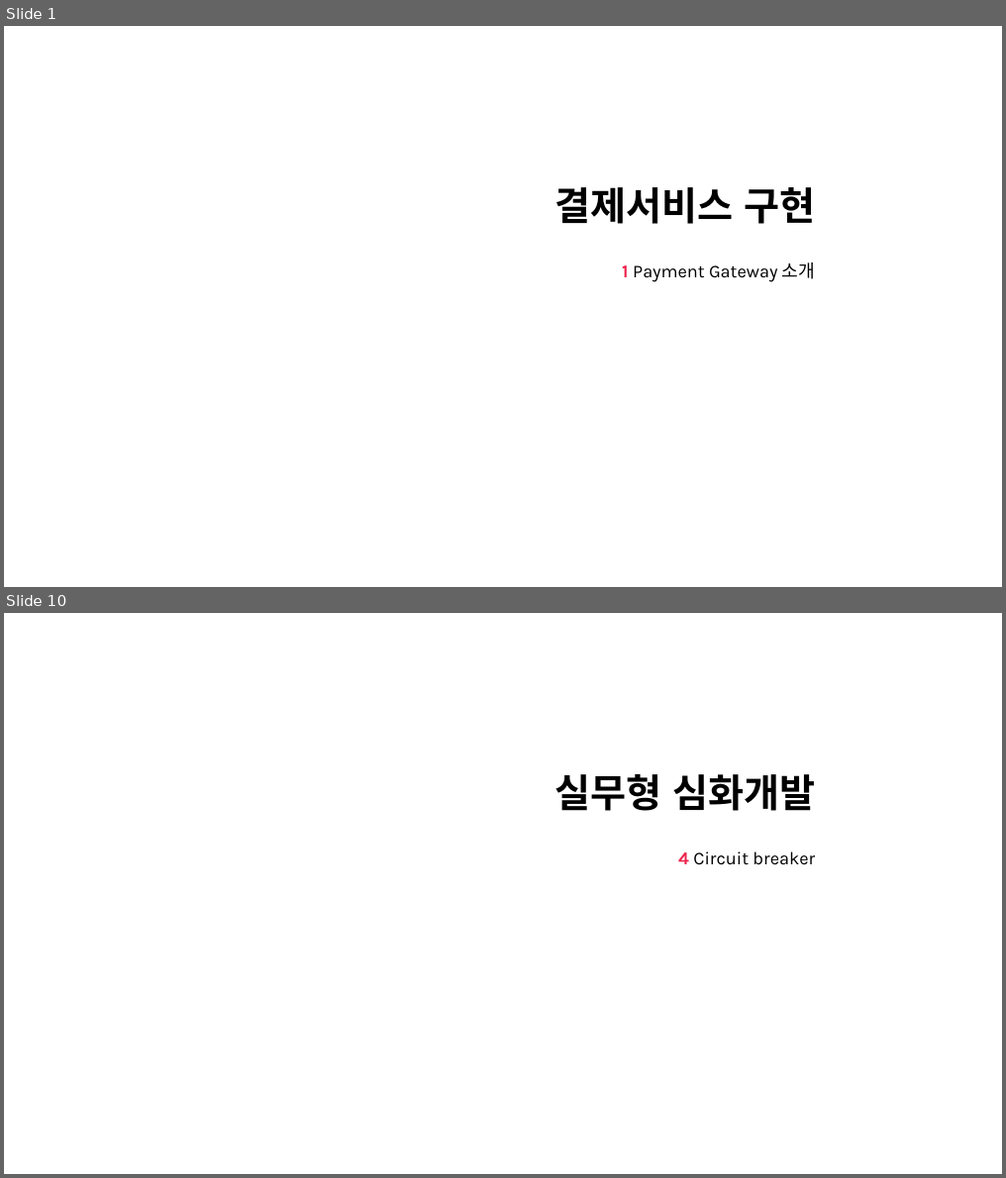
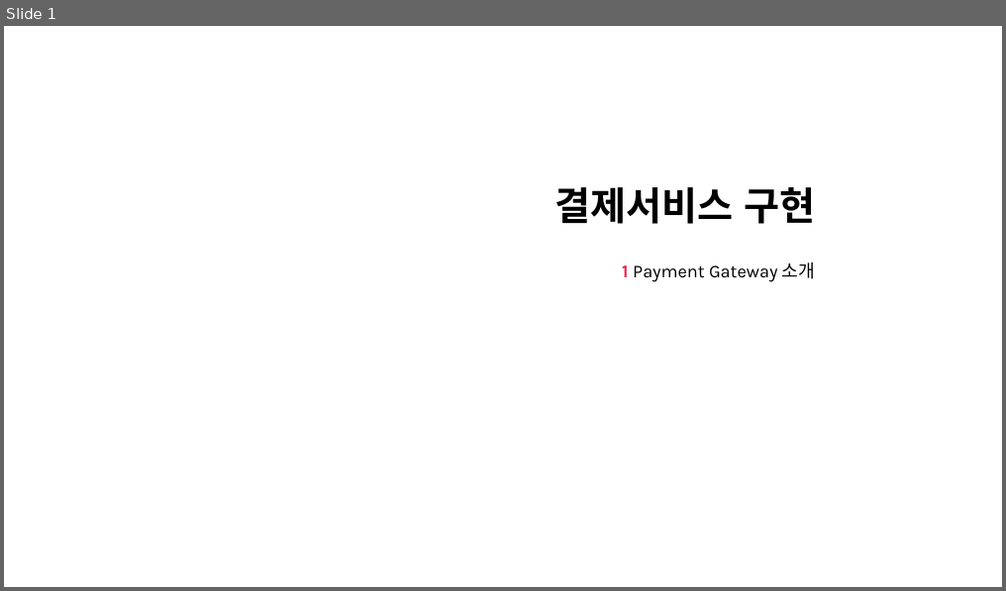
Before and after one commit to nayasis/fastcampus-hyper-webflux, a slide deck: 99.ppt/[Ch4-7. 결제 서비스 구현.pptx. Shown one above the other, each under a label of ours: slides 1 and 10 before the commit, slide 1 after it; the slides between them are not shown. The pictures are 1006x1178 and 1006x591 pixels, drawn with LibreOffice and Linux fonts; fonts in the diff are those of the drawing; background and template pictures are left out. Boxes give left, top, right and bottom in pixels: in the first picture for what was removed or moved away, otherwise in the second. Text is boxed around its words. In the diff, an @@ line names an element or a change of style, - is before the commit and + after.

```diff
--- a/99.ppt/[Ch4-7. 결제 서비스 구현.pptx
+++ b/99.ppt/[Ch4-7. 결제 서비스 구현.pptx
@@ slide 10 removed at (x1=4, y1=613, x2=1002, y2=1174), background picture (left out) @@
@@ title removed at (x1=554, y1=774, x2=815, y2=811) @@
-실무형 심화개발
@@ subtitle removed at (x1=678, y1=852, x2=815, y2=865) @@
-4 Circuit breaker
```
Also in this commit, not shown: 2 slides changed, 15 slides added, 22 other slides removed.
